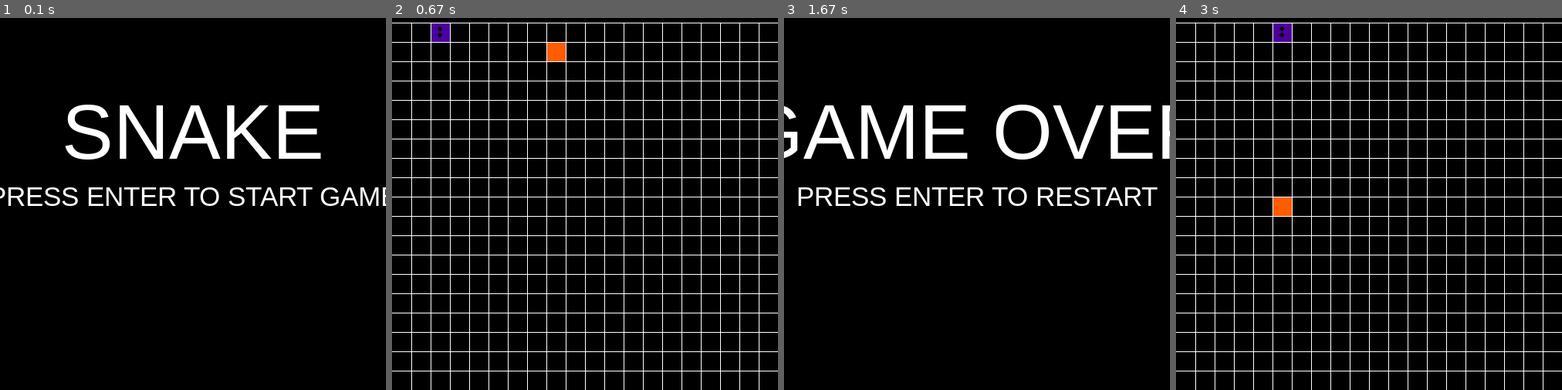
Above: before the commit, frames 1-4 (left to right).
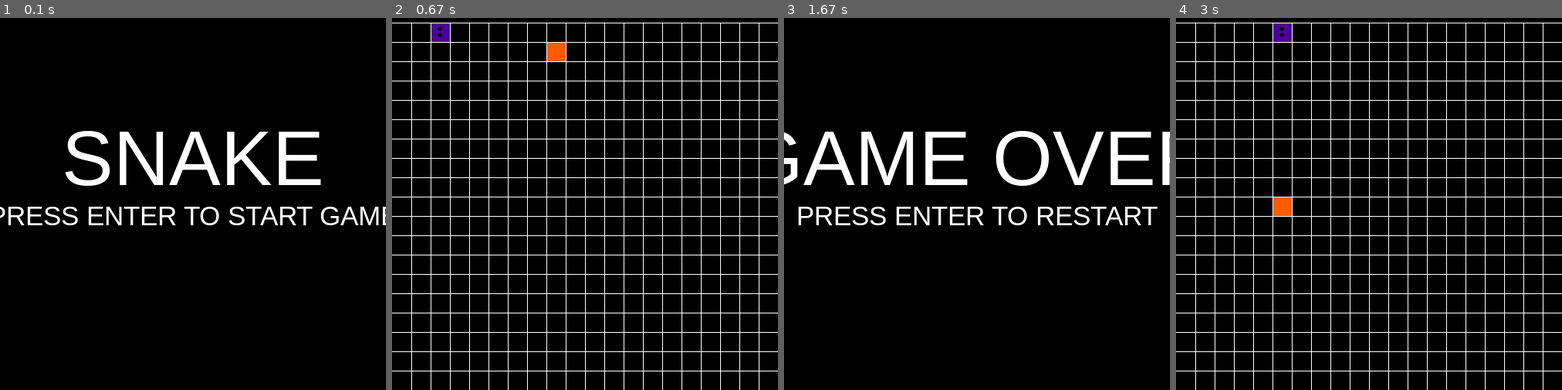
Above: after the commit, the same moments.

Repository: annatruong/pygame-snake
Game: pygame game, started from snake.py
The game is run twice, just before and just after one commit, with the same random seed, the same clock (stepped at 60 frames per second) and the same inputs.
Inputs:
- Up to frame 1 (0.1 s): no input
- Up to frame 2 (0.67 s): tap Enter at 0.33 s
- Up to frame 3 (1.67 s): hold Up 1.17-1.63 s
- Up to frame 4 (3 s): tap Enter at 2.17 s

The runs differ from the first frame. In frame 1, 8.9% of the frame differs, in the area x 0-100%, y 23-56%; in frame 2, nothing differs; in frame 3, 11%; in frame 4, nothing differs.

Commit message:
Adjusted text position

Diff:
--- a/snake.py
+++ b/snake.py
@@ -21,9 +21,9 @@
 def display_start_end(window, title_txt, inst_text):
     window.fill(black)
     title = title_font.render(title_txt, True, white)
-    title_rect = title.get_rect(center = (width_height // 2, width_height // 3))
+    title_rect = title.get_rect(center = (width_height // 2, (width_height // 2)  - 50))
     instruction = instruction_font.render(inst_text, True, white)
-    instruction_rect = instruction.get_rect(center = (width_height // 2, width_height // 2))
+    instruction_rect = instruction.get_rect(center = (width_height // 2, (width_height // 2) + 25))
     window.blit(title, title_rect)
     window.blit(instruction, instruction_rect)
     pygame.display.update()
